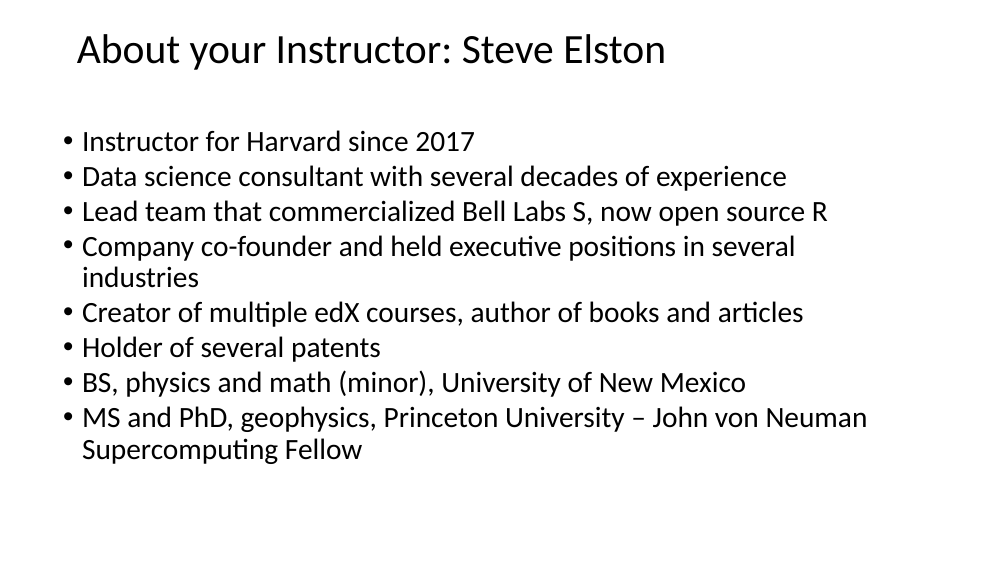
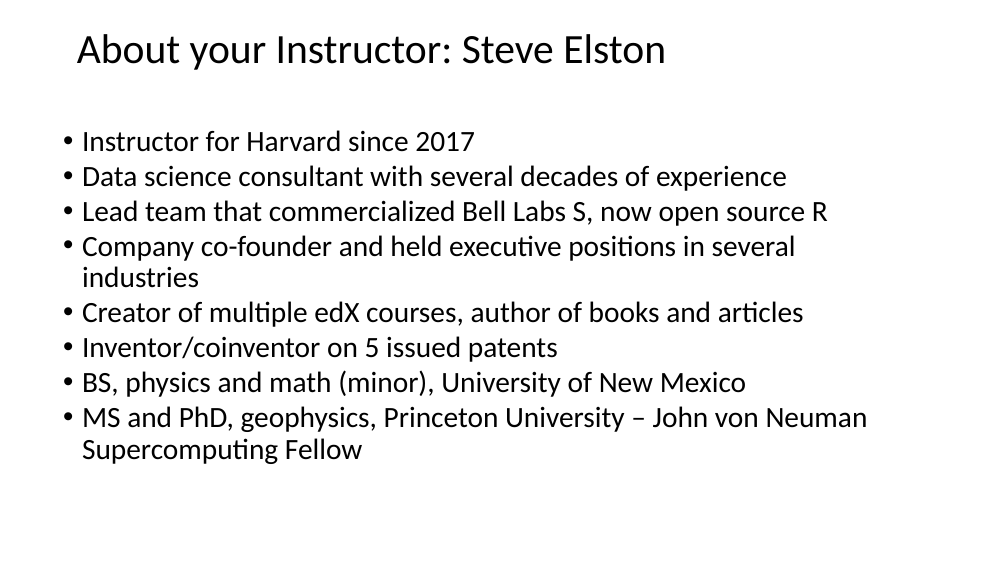
Before and after one commit to StephenElston/CSCI-E-108, a slide deck: slide 7 of slides/1_Introduction.pptx. Drawn at 1008x567 pixels with LibreOffice and Linux fonts; fonts in the diff are those of the drawing. Boxes give left, top, right and bottom in pixels: in the first picture for what was removed or moved away, otherwise in the second. Text is boxed around its words. In the diff, an @@ line names an element or a change of style, - is before the commit and + after.

```diff
--- a/slides/1_Introduction.pptx
+++ b/slides/1_Introduction.pptx
@@ text at bbox=[82, 336, 558, 362]: text changed @@
-• Holder of several patents
+• Inventor/coinventor on 5 issued patents
```
Also in this commit, not shown: 1 other slide changed, 3 slides added, 1 other file.
